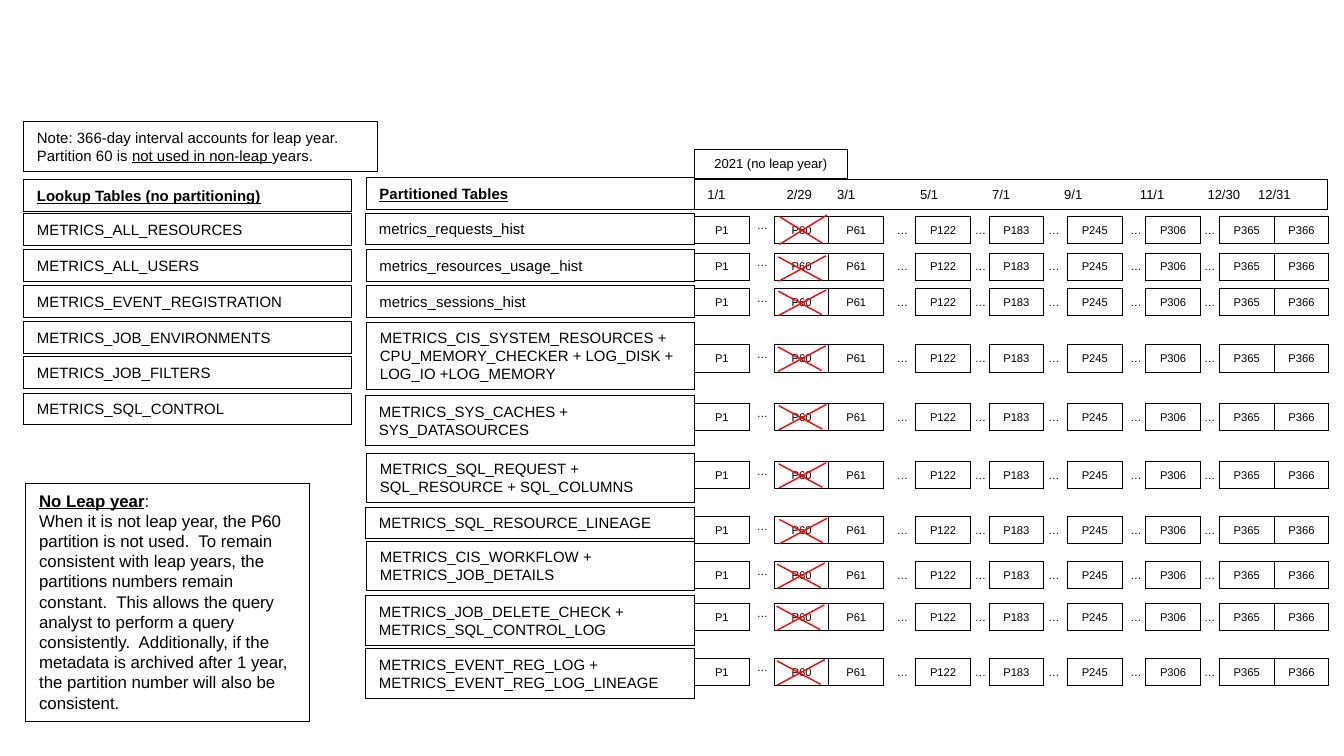
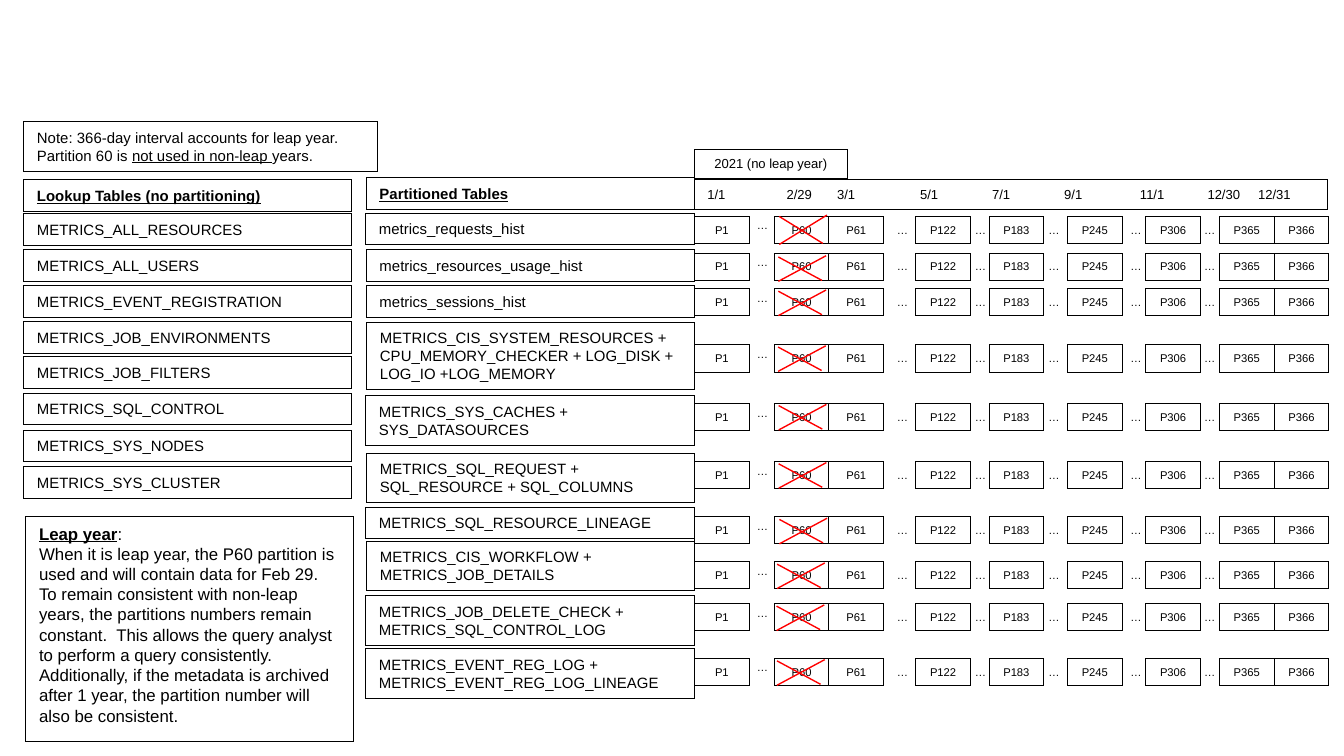
Before and after one commit to TIBCOSoftware/ASAssets_KPI, a slide deck: slide 24 of DocumentationSource/2022Q201/KPI Metrics Overview.pptx. Drawn at 1344x756 pixels with LibreOffice and Linux fonts; fonts in the diff are those of the drawing; background and template pictures are left out. Boxes give left, top, right and bottom in pixels: in the first picture for what was removed or moved away, otherwise in the second. Text is boxed around its words. In the diff, an @@ line names an element or a change of style, - is before the commit and + after.

```diff
--- a/DocumentationSource/2022Q201/KPI Metrics Overview.pptx
+++ b/DocumentationSource/2022Q201/KPI Metrics Overview.pptx
@@ rectangle added at bbox=[24, 430, 352, 462], outline #000000 0.75 pt, 8 pt, text #000000 @@
+METRICS_SYS_NODES
@@ rectangle added at bbox=[24, 466, 352, 499], outline #000000 0.75 pt, 8 pt, text #000000 @@
+METRICS_SYS_CLUSTER
@@ rectangle "Leap year:": place and size @@
-rectangle "Leap year:" at bbox=[26, 484, 309, 722]
+rectangle "Leap year:" at bbox=[26, 516, 353, 741]
@@ text in rectangle at bbox=[39, 528, 334, 722]: text changed @@
-No Leap year:
-When it is not leap year, the P60 partition is not used. To remain consistent with leap years, the partitions numbers remain constant. This allows the query analyst to perform a query consistently. Additionally, if the metadata is archived after 1 year, the partition number will also be consistent.
+Leap year:
+When it is leap year, the P60 partition is used and will contain data for Feb 29. To remain consistent with non-leap years, the partitions numbers remain constant. This allows the query analyst to perform a query consistently. Additionally, if the metadata is archived after 1 year, the partition number will also be consistent.
```
Also in this commit, not shown: 3 other slides changed, 5 other files.
